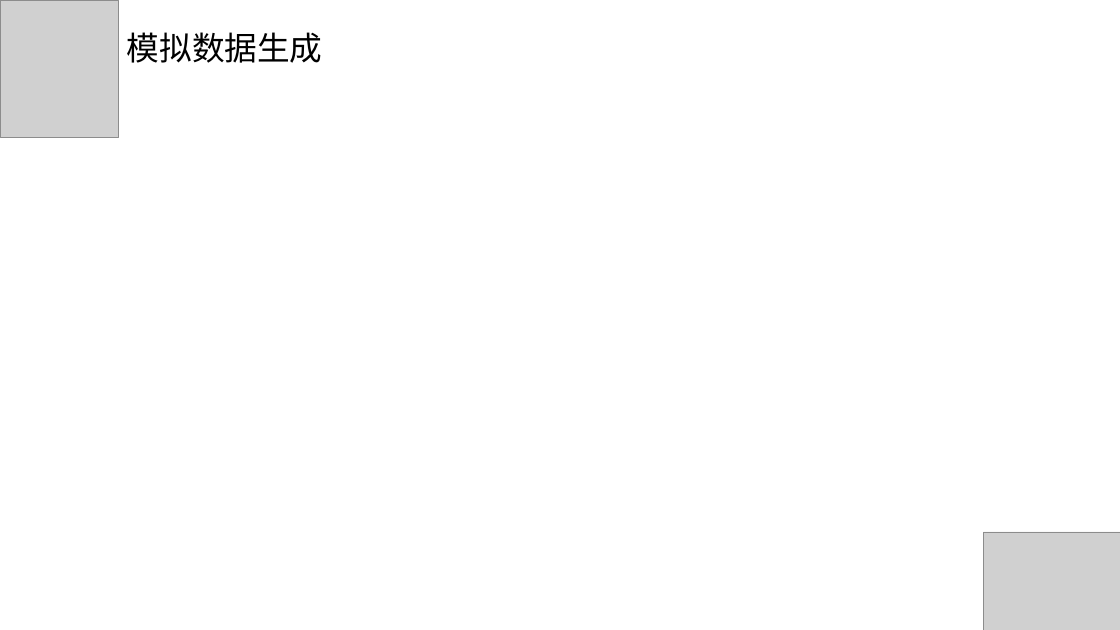
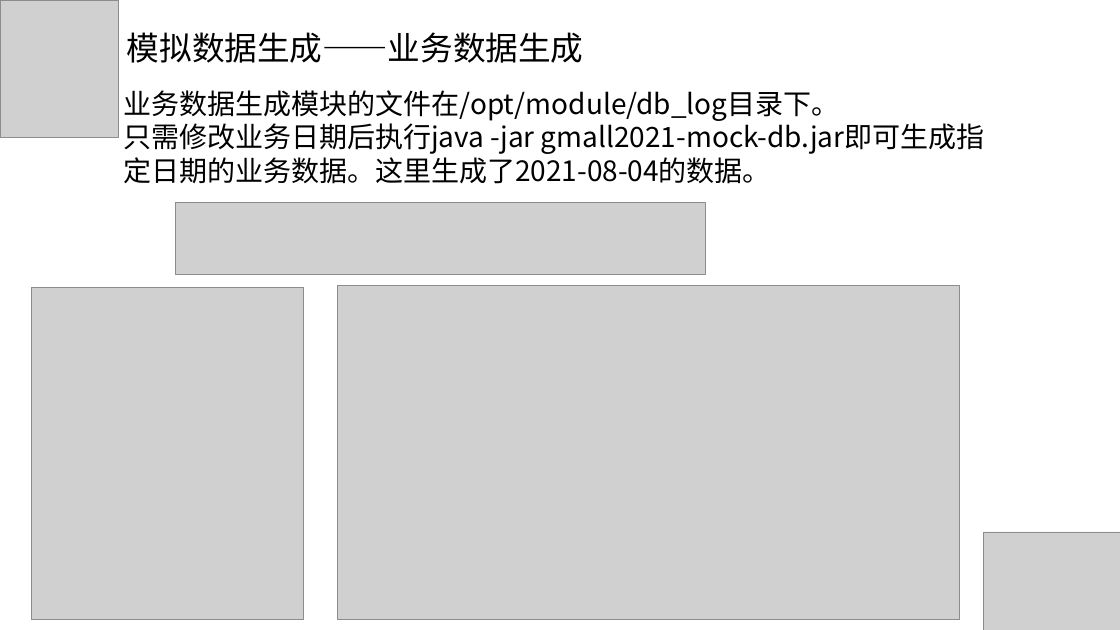
Before and after one commit to hunter95671/DataWarehouse, a slide deck: slide 10 of 电商离线数据仓库流程架构.pptx (slide 8 before the commit). Drawn at 1120x630 pixels with LibreOffice and Linux fonts; fonts in the diff are those of the drawing; grey boxes stand for pictures. Boxes give left, top, right and bottom in pixels: in the first picture for what was removed or moved away, otherwise in the second. Text is boxed around its words. In the diff, an @@ line names an element or a change of style, - is before the commit and + after.

```diff
--- a/电商离线数据仓库流程架构.pptx
+++ b/电商离线数据仓库流程架构.pptx
@@ text at [127,32,584,63]: text changed @@
-模拟数据生成
+模拟数据生成——业务数据生成
@@ text added at [123,90,985,184], 24 pt, text #000000 @@
+业务数据生成模块的文件在/opt/module/db_log目录下。
+只需修改业务日期后执行java -jar gmall2021-mock-db.jar即可生成指定日期的业务数据。这里生成了2021-08-04的数据。
@@ picture added at [176,202,705,275] @@
@@ picture added at [31,288,304,620] @@
@@ picture added at [338,286,960,619] @@
```
Also in this commit, not shown: 3 other slides changed, 9 slides added, 1 slide removed.
